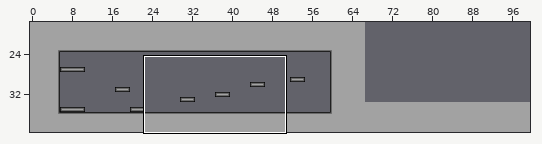
Tiled map -- Maps/testMap.tmx. The first picture is a wide view before the edit; the outline marks the close-up.
Close-up. First the earlier version:
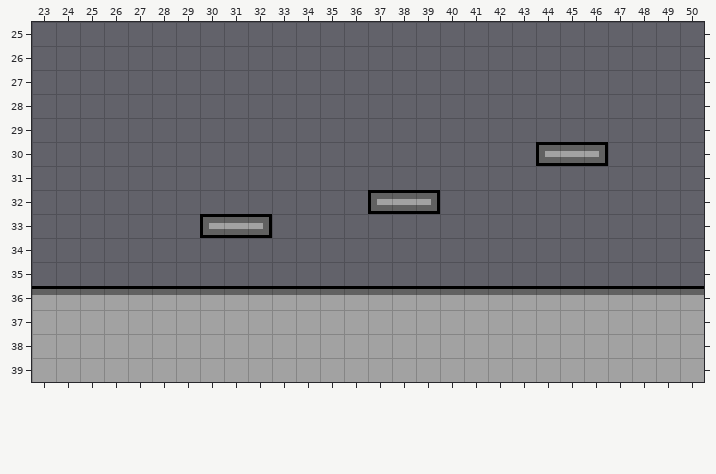
Cells are 32x32 px. Shown: x 23..50, y 25..39. The commit also changed other parts of the map, which this record leaves out.
And afterwards:
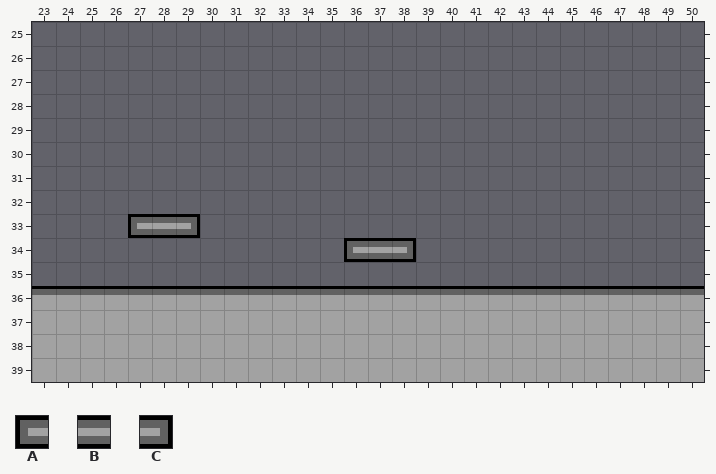
Key: from "testTileSet": A 19, B 20, C 22.
_ is an empty cell.
Difference:
Layer "Tiles":
y 30: x 44..46 ABC -> ___
y 32: x 37..39 ABC -> ___
y 33: x 27..32 ___ABC -> ABC___
y 34: x 36..38 ___ -> ABC
Boxes around the changes in both close-ups, in picture pixels (x1, y1, x2, y2):
removed: (536, 142, 608, 166)
removed: (368, 190, 440, 214)
changed: (128, 214, 272, 238)
added: (344, 238, 416, 262)
